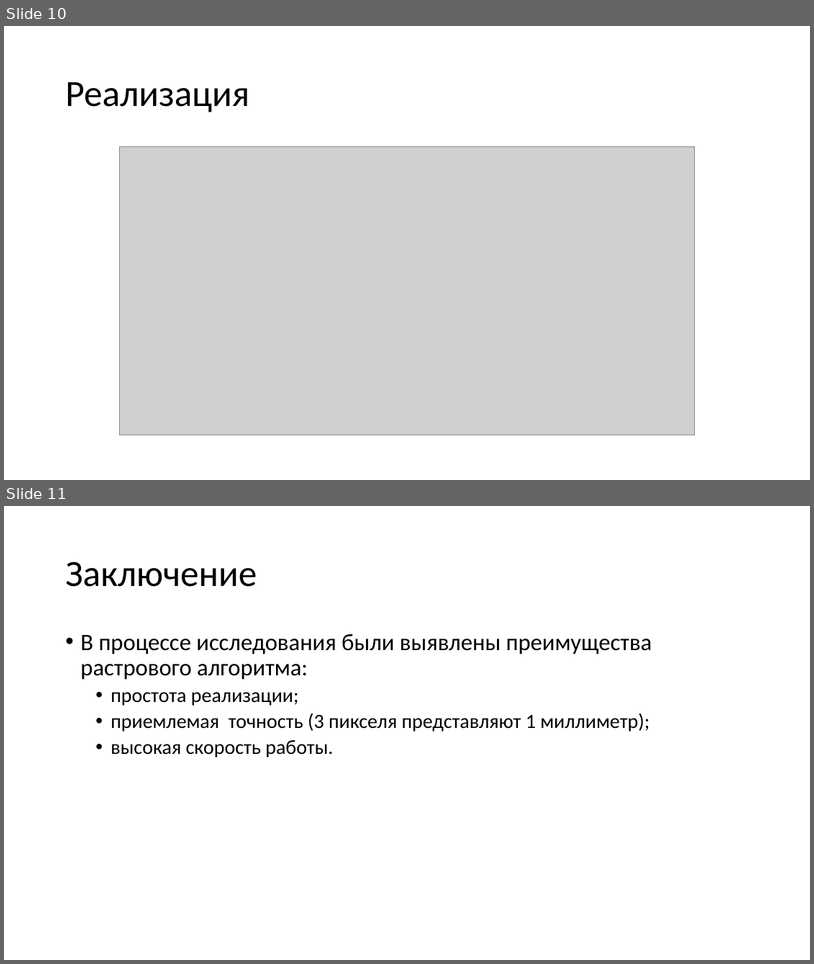
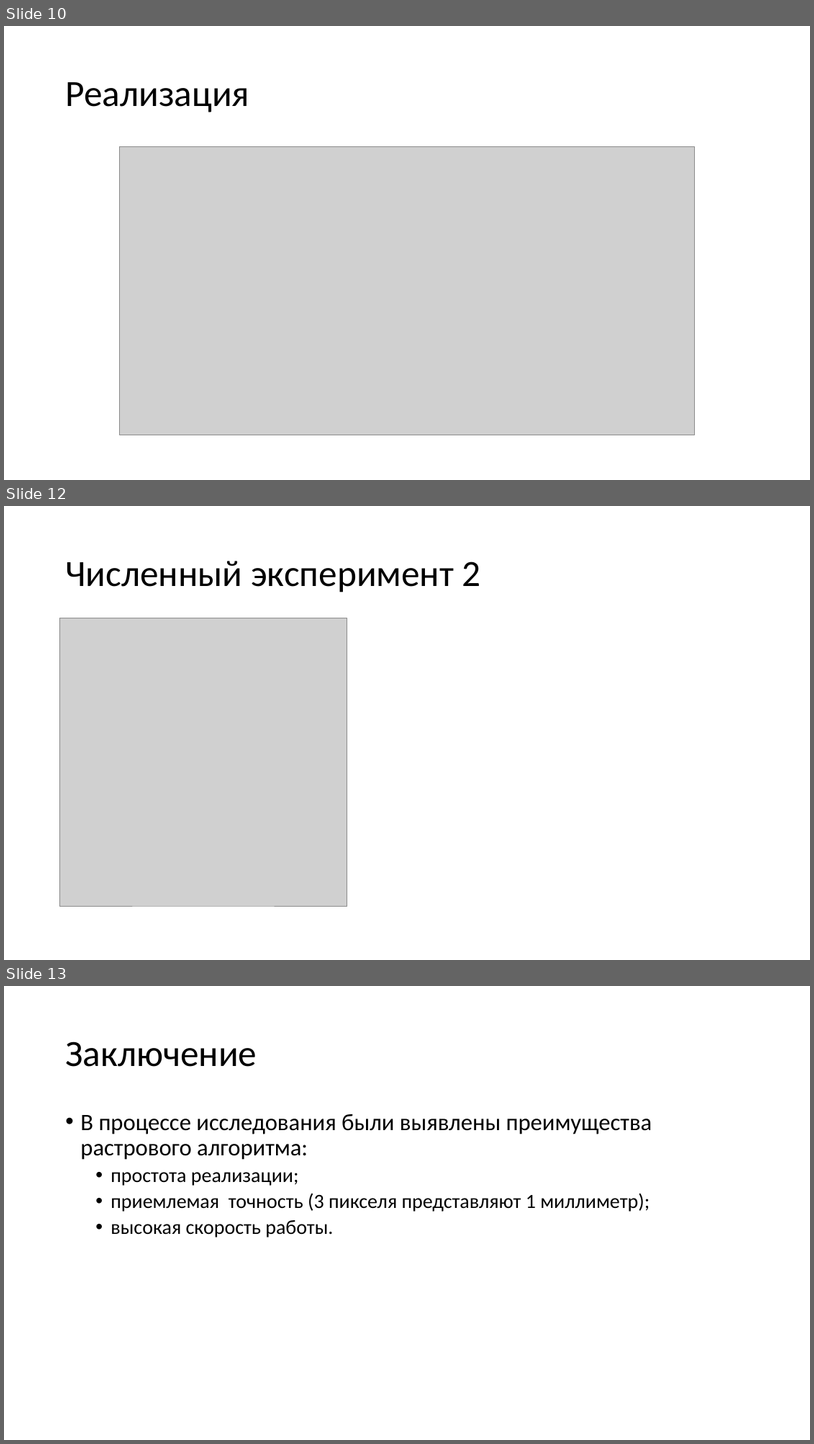
Before and after one commit to muller95/nesting_diplom, a slide deck: презентация.pptx. Shown one above the other, each under a label of ours: slides 10 and 11 before the commit, slides 10, 12 and 13 after it; the slides between them are not shown. The pictures are 814x964 and 814x1444 pixels, drawn with LibreOffice and Linux fonts; fonts in the diff are those of the drawing; grey boxes stand for pictures. Boxes give left, top, right and bottom in pixels: in the first picture for what was removed or moved away, otherwise in the second. Text is boxed around its words. In the diff, an @@ line names an element or a change of style, - is before the commit and + after.

```diff
--- a/презентация.pptx
+++ b/презентация.pptx
@@ slide 12 added at (x1=4, y1=506, x2=810, y2=960), background #FFFFFF @@
@@ title added at (x1=65, y1=561, x2=481, y2=592), 44 pt, text #000000 @@
+Численный эксперимент 2
@@ picture added at (x1=59, y1=618, x2=347, y2=906) @@
@@ what was slide 11 is now slide 13 @@
```
Also in this commit, not shown: 2 slides changed, 1 other slide added, 1 other file.
